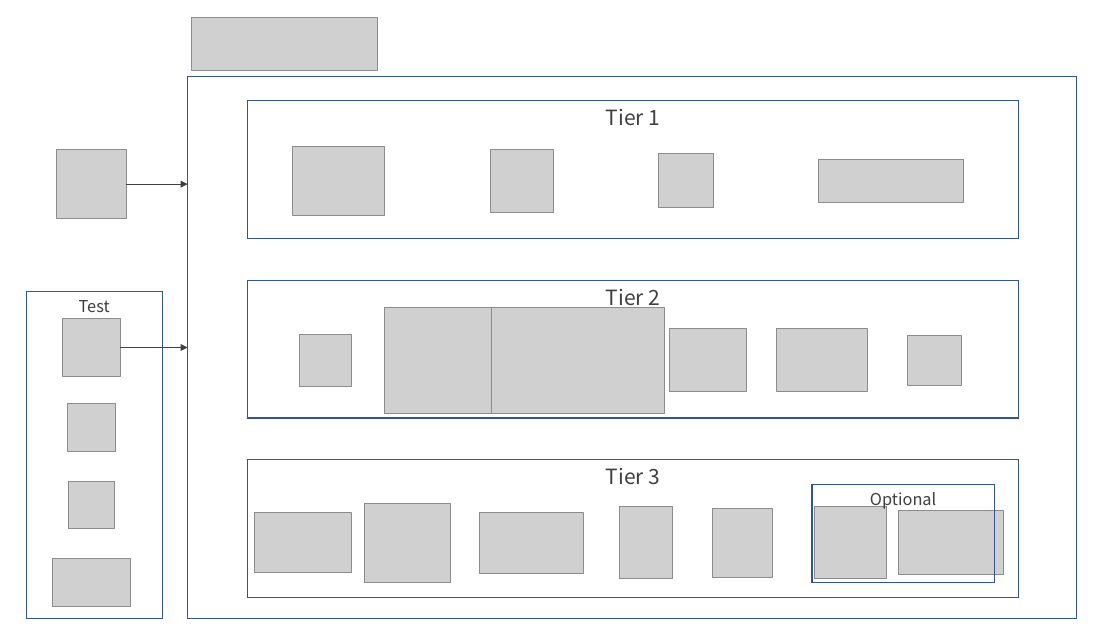
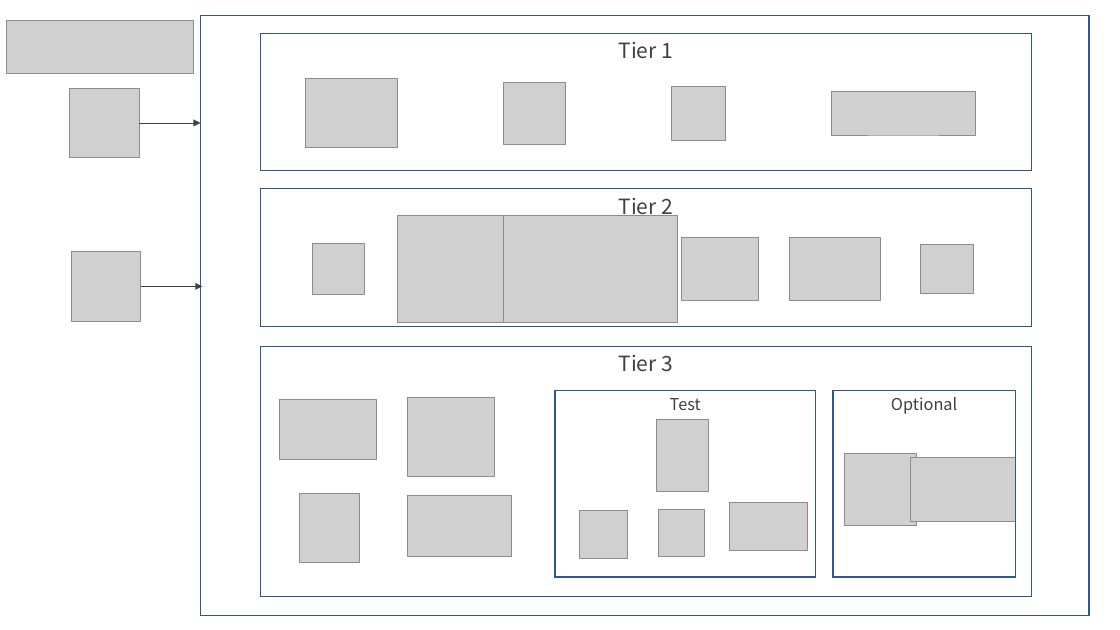
Before and after one commit to yurake/k8s-3tier-webapp, a slide deck: slide 1 of docs/LayardArchitecturalOverview.pptx. Drawn at 1120x630 pixels with LibreOffice and Linux fonts; fonts in the diff are those of the drawing; grey boxes stand for pictures. Boxes give left, top, right and bottom in pixels: in the first picture for what was removed or moved away, otherwise in the second. Text is boxed around its words. In the diff, an @@ line names an element or a change of style, - is before the commit and + after.

```diff
--- a/docs/LayardArchitecturalOverview.pptx
+++ b/docs/LayardArchitecturalOverview.pptx
@@ picture: place and size @@
-picture at (191,18,377,71)
+picture at (7,20,193,73)
@@ rounded rectangle: place and size @@
-rounded rectangle at (187,76,1076,618)
+rounded rectangle at (201,15,1090,615)
@@ rounded rectangle "Tier 1": place and size @@
-rounded rectangle "Tier 1" at (248,101,1019,239)
+rounded rectangle "Tier 1" at (260,33,1032,171)
@@ picture: place and size @@
-picture at (57,150,127,219)
+picture at (70,88,139,158)
@@ picture: place and size @@
-picture at (491,150,553,212)
+picture at (503,82,565,145)
@@ 3 pictures: place and size @@
-3 pictures at (293,146,964,215)
+3 pictures at (306,79,976,148)
@@ arrow moved from (126, 184) - (187, 184) to (139, 123) - (201, 123) @@
@@ 2 pictures, 1 rounded rectangle: place and size @@
-2 pictures, 1 rounded rectangle at (248,281,1019,418)
+2 pictures, 1 rounded rectangle at (260,189,1032,327)
@@ picture: place and size @@
-picture at (63,319,120,376)
+picture at (71,252,141,322)
@@ 4 pictures: place and size @@
-4 pictures at (300,329,961,392)
+4 pictures at (313,238,975,301)
@@ arrow moved from (120, 348) - (187, 348) to (141, 287) - (202, 287) @@
@@ rounded rectangle "Tier 3": place and size @@
-rounded rectangle "Tier 3" at (248,460,1019,597)
+rounded rectangle "Tier 3" at (260,346,1032,597)
@@ picture: place and size @@
-picture at (254,513,351,573)
+picture at (280,400,377,460)
@@ picture: place and size @@
-picture at (364,503,450,582)
+picture at (408,397,494,476)
@@ rounded rectangle "Test": place and size @@
-rounded rectangle "Test" at (26,292,162,618)
+rounded rectangle "Test" at (555,391,816,577)
@@ picture: place and size @@
-picture at (620,507,672,579)
+picture at (657,419,709,492)
@@ rounded rectangle "Optional": place and size @@
-rounded rectangle "Optional" at (812,485,995,582)
+rounded rectangle "Optional" at (833,391,1016,577)
@@ picture: place and size @@
-picture at (814,507,886,579)
+picture at (844,454,917,526)
@@ picture: place and size @@
-picture at (898,511,1003,576)
+picture at (911,458,1016,523)
@@ picture: place and size @@
-picture at (712,508,772,578)
+picture at (300,493,360,563)
@@ picture: place and size @@
-picture at (480,513,584,574)
+picture at (408,496,512,557)
@@ picture: place and size @@
-picture at (68,481,114,529)
+picture at (659,509,705,557)
@@ picture: place and size @@
-picture at (52,559,130,606)
+picture at (729,503,807,550)
@@ picture: place and size @@
-picture at (67,404,115,452)
+picture at (580,511,628,559)
```
Also in this commit, not shown: 1 other file.
